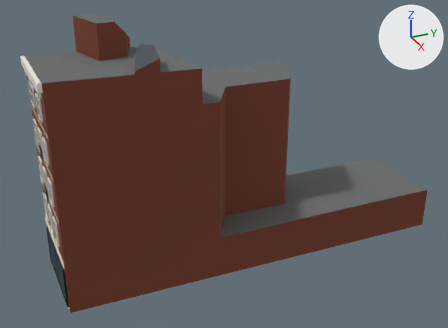
What one commit did to the glTF model public/canal-drive/models/ordinary-buildings/recipe-bilder-081118.glb.
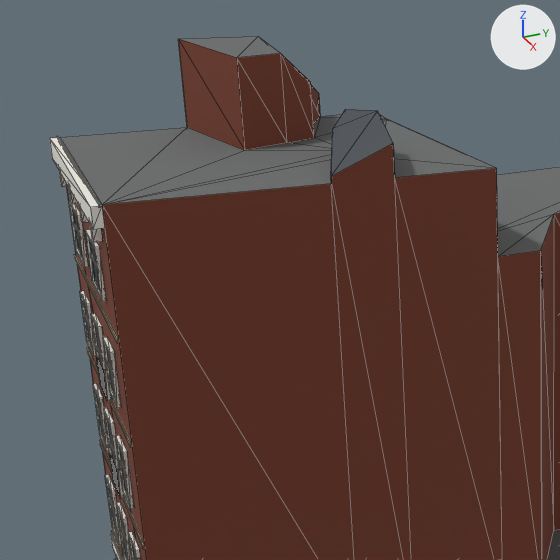
Each version appears first whole from a camera (50 mm lens) standing at (39.4, -4.6, 27.1) and looking at (0.2, 13.0, 7.5), and next in a close-up on the part from 0% to 51% of the width and 0% to 69% of the height. Arrows for +X, +Y and +Z are at upper right; the lights stay in place. The older version's two pictures come first. The close-ups show mesh edges as thin lines. Vertices at exactly the same position are counted once.

Objects in the first close-up: 'bilder-081118'.
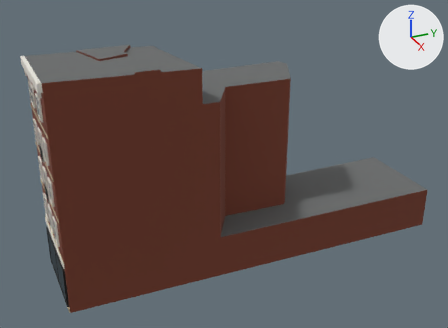
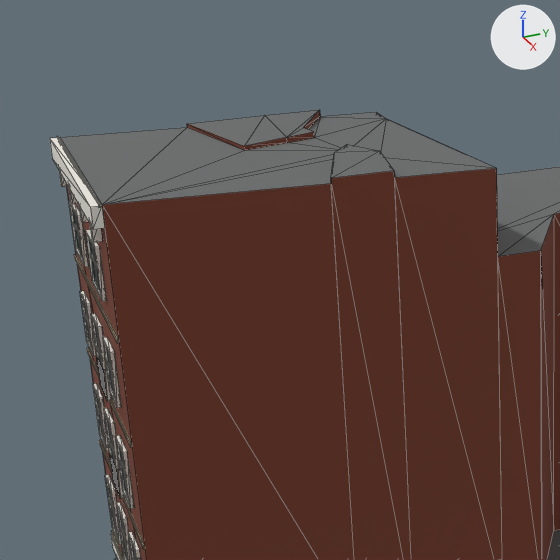
Pixel boxes (x1, y1, x2, y2) of what changed, in the close-ups (560 x 560 px; the box of a moved part takes in the faces that stretch with it):
'bilder-081118', reshaped: before (50, 36, 560, 560); after (50, 110, 560, 560)
part 1 of me_bilder_081118, moved or reshaped: before (178, 36, 411, 560); after (187, 110, 411, 560)
part 2 of me_bilder_081118, recoloured: after (265, 110, 319, 137)
part 3 of me_bilder_081118, recoloured: before (331, 109, 393, 176); after (331, 144, 394, 178)

Patch to the scene script:
```diff
--- a/public/canal-drive/models/ordinary-buildings/recipe-bilder-081118.glb.py
+++ b/public/canal-drive/models/ordinary-buildings/recipe-bilder-081118.glb.py
@@ me_bilder_081118 @@
 # used by ob_bilder_081118; location = (0.0, 0.0, 0.0)
-me_bilder_081118.from_pydata(...)  # 826 vertices, 1378 faces; spans x -3.6..3.8, y -0.3..30.2, z 0.0..18.7
+me_bilder_081118.from_pydata(...)  # 826 vertices, 1378 faces; spans x -3.6..3.8, y -0.3..30.2, z 0.0..16.4
+# me_bilder_081118 part 1: all 11 vertices in x -3.5..3.5, y 3.5..7.5, z 16.9..18.7 are scaled about their middle by (1, 1, 0), then moved by (0.0, 0.0, -1.4)
+# me_bilder_081118 part 2: 3 faces spanning x -3.5..-0.8, y 5.6..7.3, z 16.4 switch from mat_3b4047_slate (dark grey #3b4047) to mat_6a6c6c_slate (dark grey #6a6c6c)
+# me_bilder_081118 part 3: 3 faces spanning x 0.6..3.5, y 5.6..7.5, z 16.4 switch from mat_4b5056_slate (dark grey #4b5056) to mat_6a6c6c_slate (dark grey #6a6c6c)
 me_bilder_081118.materials.append(mat_7a3e2c_brick)
```
